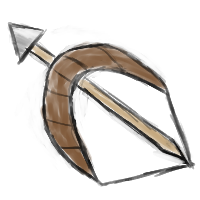
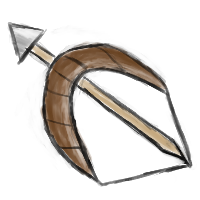
Before/after of a 200px x 200px layered artwork. What changed in the layer stack:
painted on "Calque de dessin 1" (1st of 2) over [44, 47, 197, 177]
painted on "Calque de dessin 3" over [75, 47, 197, 177]
painted on "Calque de dessin 2" over [44, 47, 197, 177]
painted on "Calque de dessin 5" over [44, 47, 192, 177]
painted on "Calque de dessin 7" over [44, 47, 192, 177]
